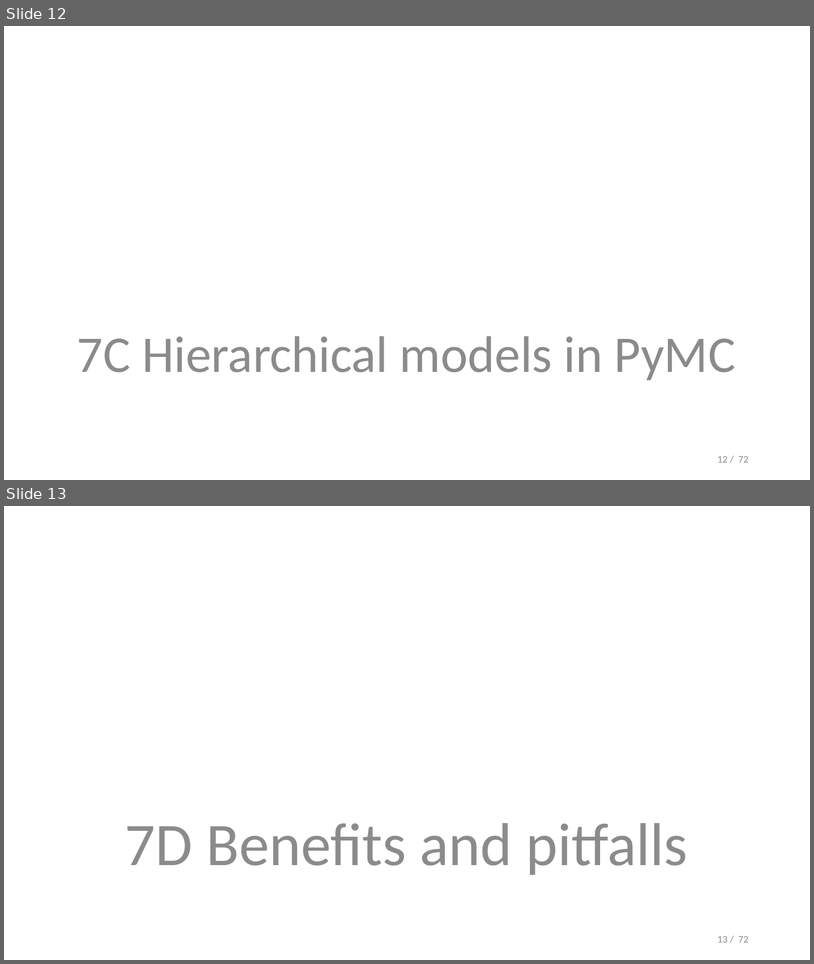
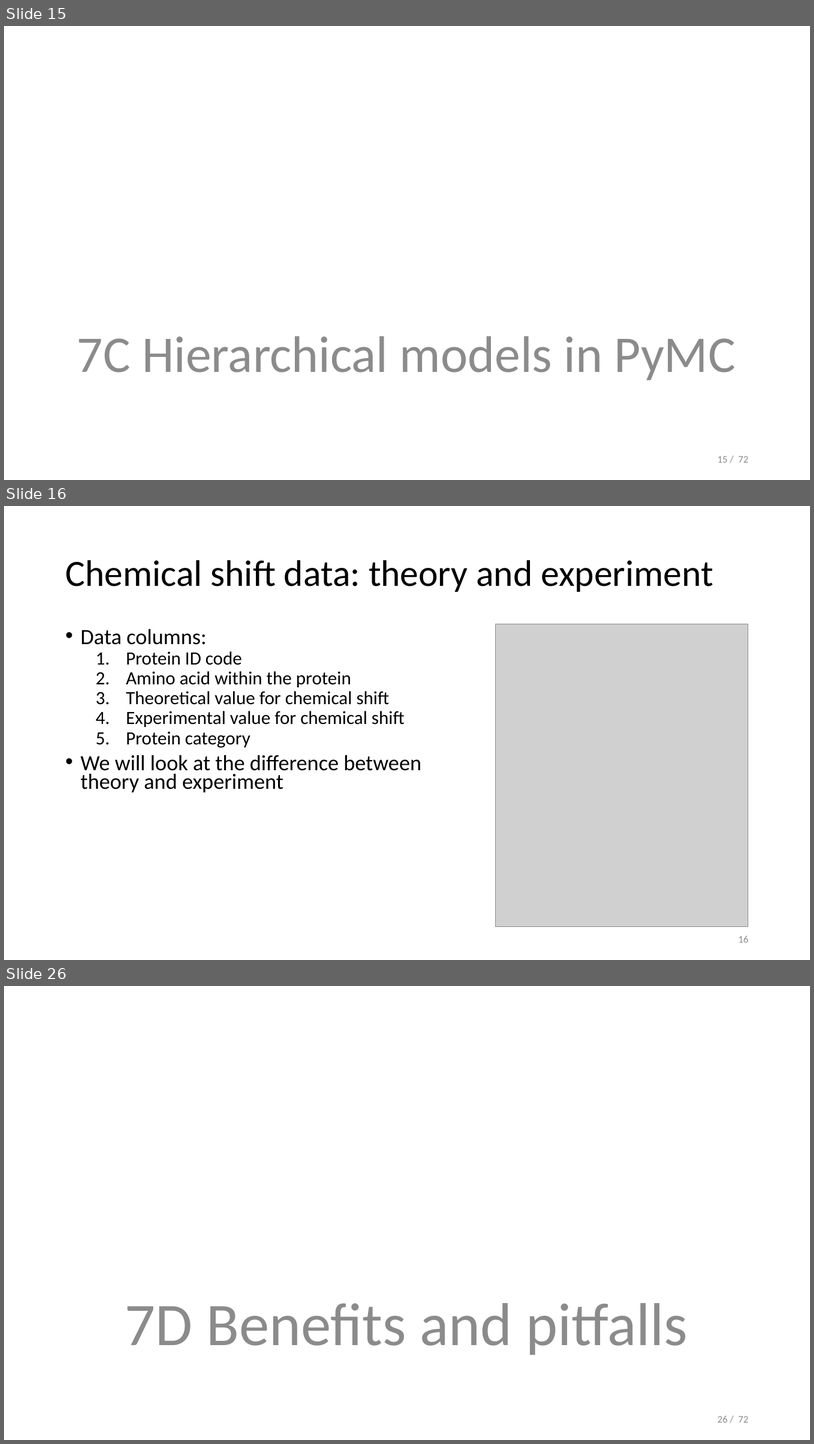
Before and after one commit to opherdonchin/StatisticalComputationAndAnalysis, a slide deck: Lectures/Lecture 7 Hierarchial models.pptx. Shown one above the other, each under a label of ours: slides 12 and 13 before the commit, slides 15, 16 and 26 after it; the slides between them are not shown. The pictures are 814x964 and 814x1444 pixels, drawn with LibreOffice and Linux fonts; fonts in the diff are those of the drawing; grey boxes stand for pictures. Boxes give left, top, right and bottom in pixels: in the first picture for what was removed or moved away, otherwise in the second. Text is boxed around its words. In the diff, an @@ line names an element or a change of style, - is before the commit and + after.

```diff
--- a/Lectures/Lecture 7 Hierarchial models.pptx
+++ b/Lectures/Lecture 7 Hierarchial models.pptx
@@ slide 16 added at [4,506,810,960], background #FFFFFF @@
@@ title added at [65,560,714,592], 44 pt, text #000000 @@
+Chemical shift data: theory and experiment
@@ text added at [81,628,422,792], 22.2 pt, text #000000 @@
+• Data columns:
+  1. Protein ID code
+  2. Amino acid within the protein
+  3. Theoretical value for chemical shift
+  4. Experimental value for chemical shift
+  5. Protein category
+• We will look at the difference between theory and experiment
@@ picture added at [496,624,748,927] @@
@@ page number added at [738,936,749,942], 12 pt, text #8C8C8C @@
+16
@@ what was slide 12 is now slide 15 @@
@@ page number at [718,456,749,462]: text changed @@
-12 / 72
+15 / 72
@@ what was slide 13 is now slide 26 @@
@@ page number at [718,1416,749,1422]: text changed @@
-13 / 72
+26 / 72
```
Also in this commit, not shown: 3 slides changed, 13 other slides added, 1 slide removed, 7 other files.
